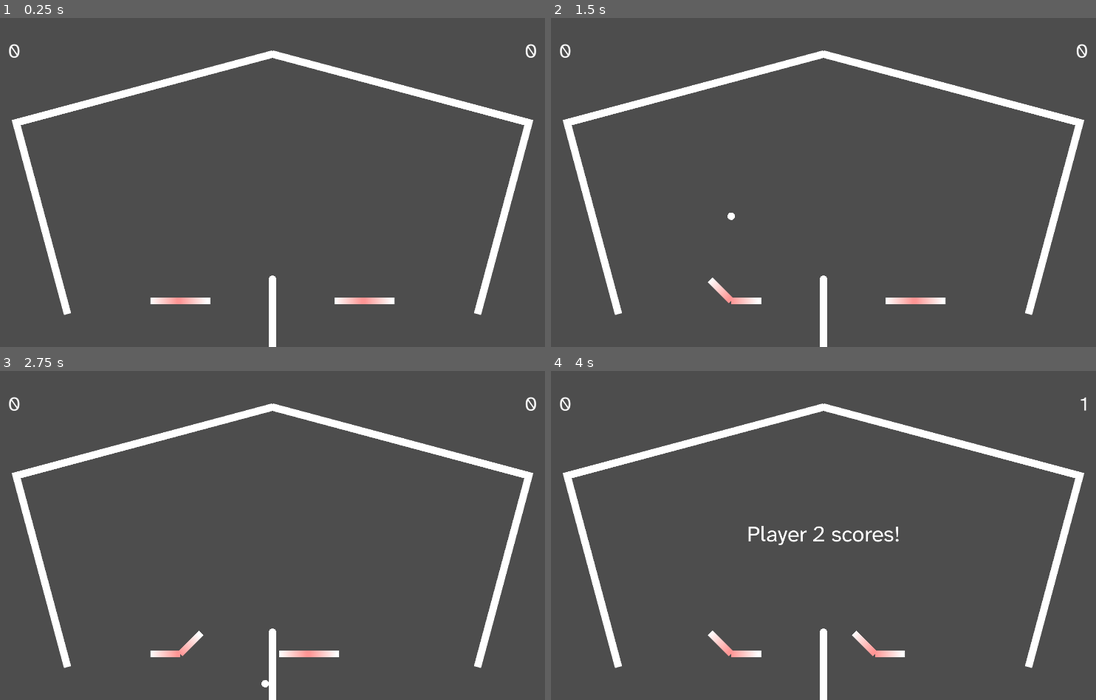
Above: before the commit, frames 1-4 (two rows, left to right).
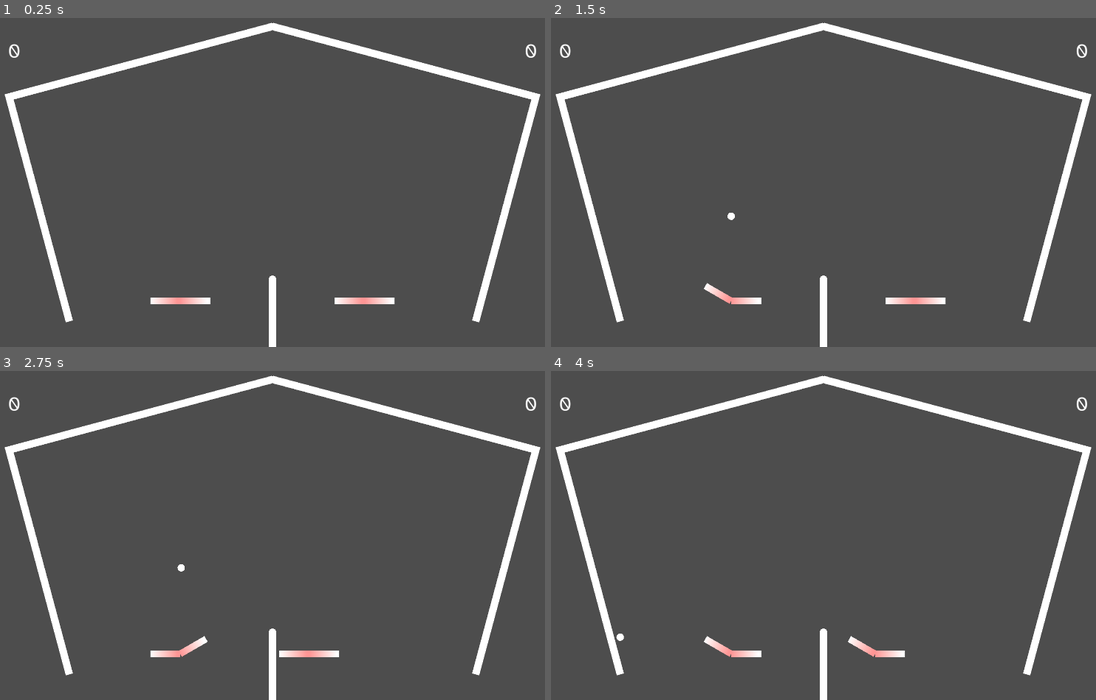
Above: after the commit, the same moments.

Repository: Skelothan/PinballPongReponged
Game: Godot game, scene res://Scenes/PinballPongArena.tscn
Same seed, same stepped clock (60 frames per second), same inputs: the game is played once before the commit and once after it.
Inputs:
- Up to frame 1 (0.25 s): no input
- Up to frame 2 (1.5 s): tap Enter at 0.5 s; hold G (p1_flip_right) 0.53-1.28 s; hold , (p2_flip_left) 0.53-1.28 s; tap Escape (reset) at 1.25 s; hold F (p1_flip_left) from 1.28 s (still down); tap . (p2_flip_right) at 1.35 s
- Up to frame 3 (2.75 s): release F (p1_flip_left) at 2.03 s; hold G (p1_flip_right) from 2.03 s (still down); hold Left (p2_move_left) from 2.03 s (still down)
- Up to frame 4 (4 s): release Left (p2_move_left) at 2.78 s; tap Right (p2_move_right) at 2.85 s; release G (p1_flip_right) at 3.53 s; hold F (p1_flip_left) from 3.53 s (still down); hold , (p2_flip_left) from 3.53 s (still down)

The runs differ from the first frame. In frame 1, 5.0% of the frame differs, in the area x 0-100%, y 1-93%; in frame 2, 5.1%; in frame 3, 5.2%; in frame 4, 5.8%.

Commit message:
balance: increase ceiling height, lower flipper strength

Diff:
--- a/Scenes/PinballPongArena.tscn
+++ b/Scenes/PinballPongArena.tscn
@@ -33,7 +33,8 @@
 position = Vector2(-250, 250)
 scale = Vector2(3, 3)
 move_speed = 600
-flip_speed = 300
+flip_speed = 250
+flip_angle = 30.0
 left_bound = -450.0
 right_bound = -100.0
 
@@ -41,7 +42,8 @@
 position = Vector2(250, 250)
 scale = Vector2(3, 3)
 move_speed = 600
-flip_speed = 300
+flip_speed = 250
+flip_angle = 30.0
 player = 2
 left_bound = 100.0
 right_bound = 450.0
@@ -82,9 +84,9 @@
 position = Vector2(0, 200)
 
 [node name="LeftSideWall" type="Node2D" parent="Walls"]
-position = Vector2(-625, -175)
+position = Vector2(-633, -203.5)
 rotation = 1.309
-scale = Vector2(27, 1)
+scale = Vector2(32, 1)
 script = SubResource("GDScript_to8ph")
 
 [node name="MeshInstance2D" type="MeshInstance2D" parent="Walls/LeftSideWall"]
@@ -99,7 +101,7 @@
 shape = SubResource("RectangleShape2D_csrox")
 
 [node name="LeftCeiling" type="Node2D" parent="Walls"]
-position = Vector2(-351.25, -525)
+position = Vector2(-351.25, -600)
 rotation = -0.261799
 scale = Vector2(36.5, 1)
 
@@ -115,7 +117,7 @@
 shape = SubResource("RectangleShape2D_csrox")
 
 [node name="RightCeiling" type="Node2D" parent="Walls"]
-position = Vector2(351.25, -525)
+position = Vector2(351.25, -600)
 rotation = 0.261799
 scale = Vector2(36.5, 1)
 
@@ -131,9 +133,9 @@
 shape = SubResource("RectangleShape2D_csrox")
 
 [node name="RightSideWall" type="Node2D" parent="Walls"]
-position = Vector2(625, -175)
+position = Vector2(633, -203.5)
 rotation = -1.309
-scale = Vector2(27, 1)
+scale = Vector2(32, 1)
 
 [node name="MeshInstance2D" type="MeshInstance2D" parent="Walls/RightSideWall"]
 scale = Vector2(20, 20)
